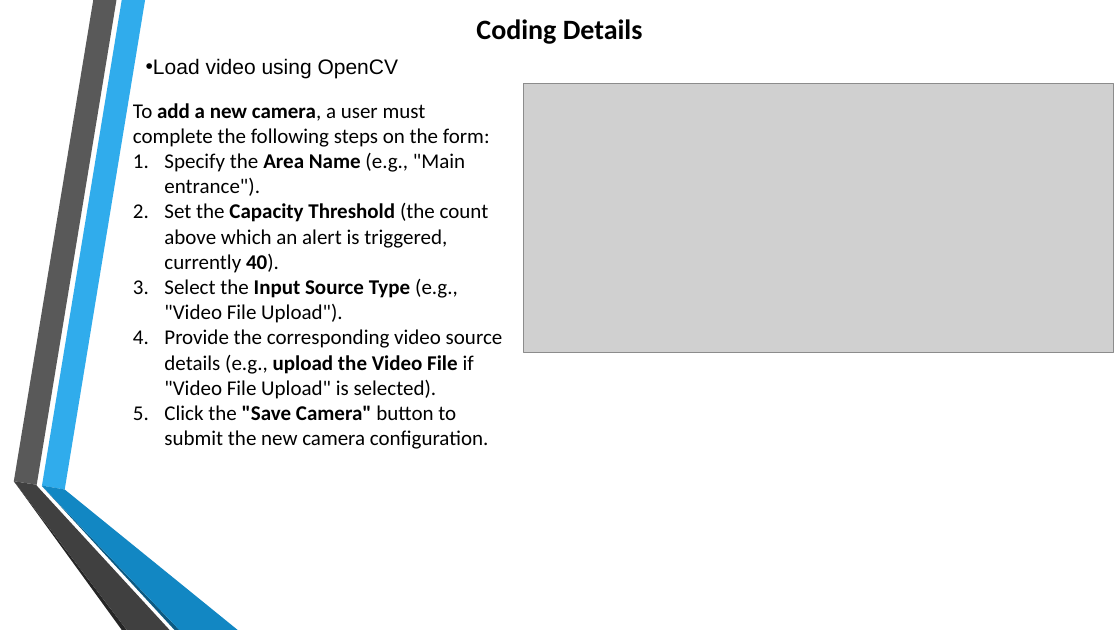
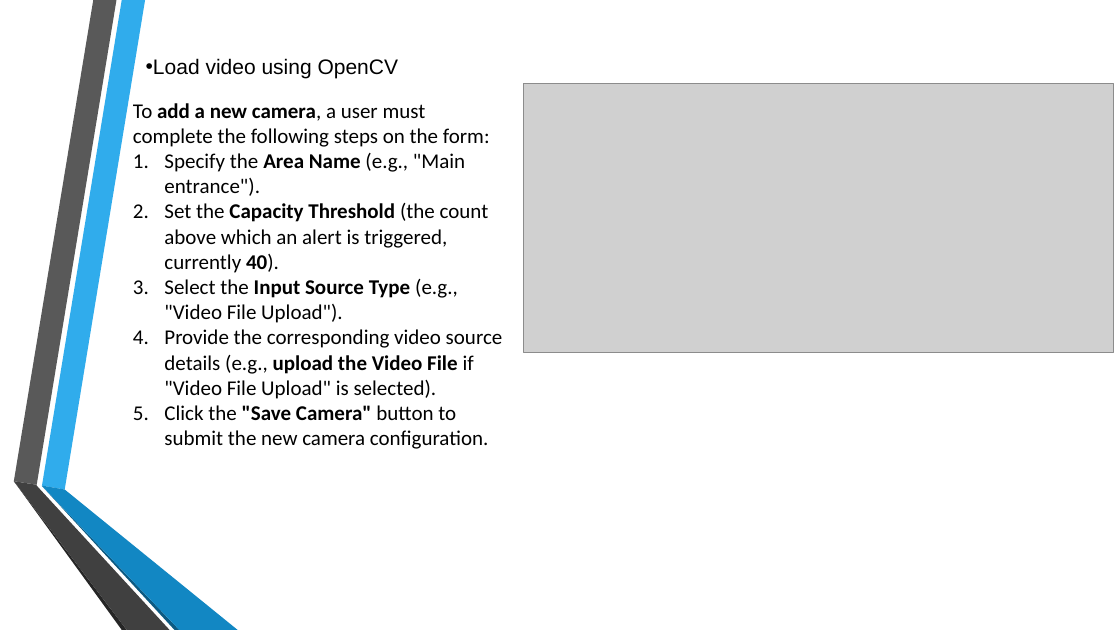
Before and after one commit to shanmuk27/infosys_crowdcount_october2025_Shanmuk, a slide deck: slide 17 of Crowd Count.pptx (slide 15 before the commit). Drawn at 1120x630 pixels with LibreOffice and Linux fonts; fonts in the diff are those of the drawing; grey boxes stand for pictures; background and template pictures are left out. Boxes give left, top, right and bottom in pixels: in the first picture for what was removed or moved away, otherwise in the second. Text is boxed around its words. In the diff, an @@ line names an element or a change of style, - is before the commit and + after.

Commit message:
adding final ppt

```diff
--- a/Crowd Count.pptx
+++ b/Crowd Count.pptx
@@ text removed at box(476, 19, 643, 44) @@
-Coding Details
```
Also in this commit, not shown: 2 other slides changed, 6 slides added, 1 slide removed.
